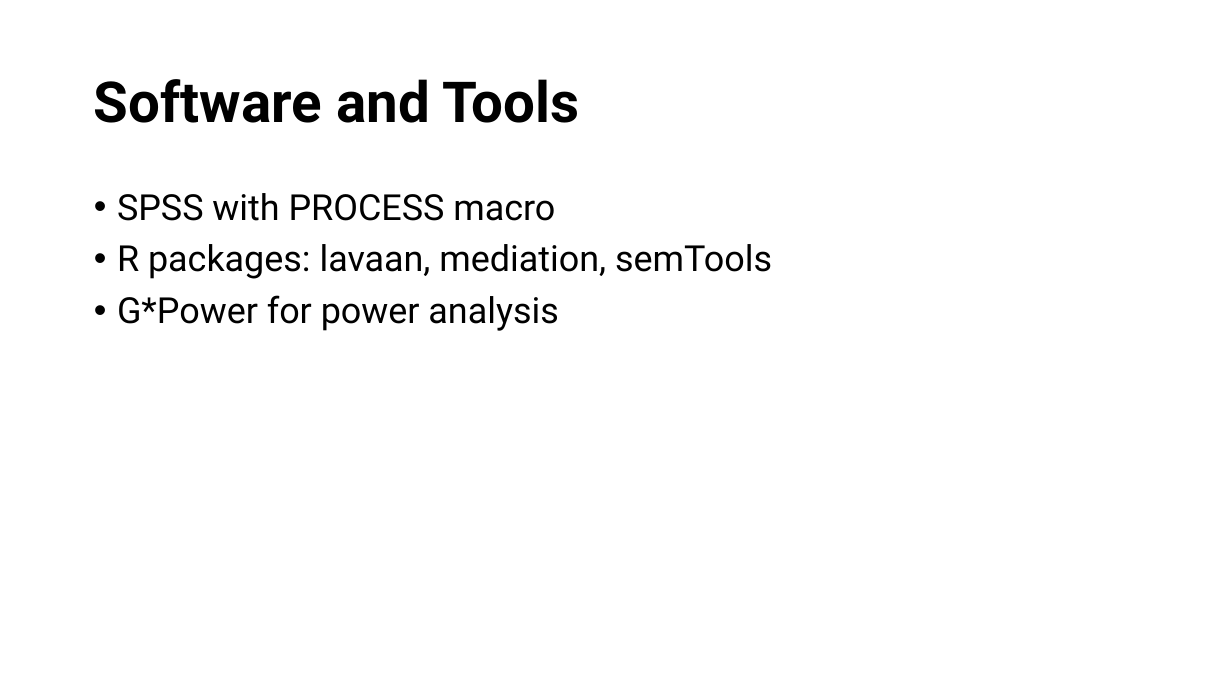
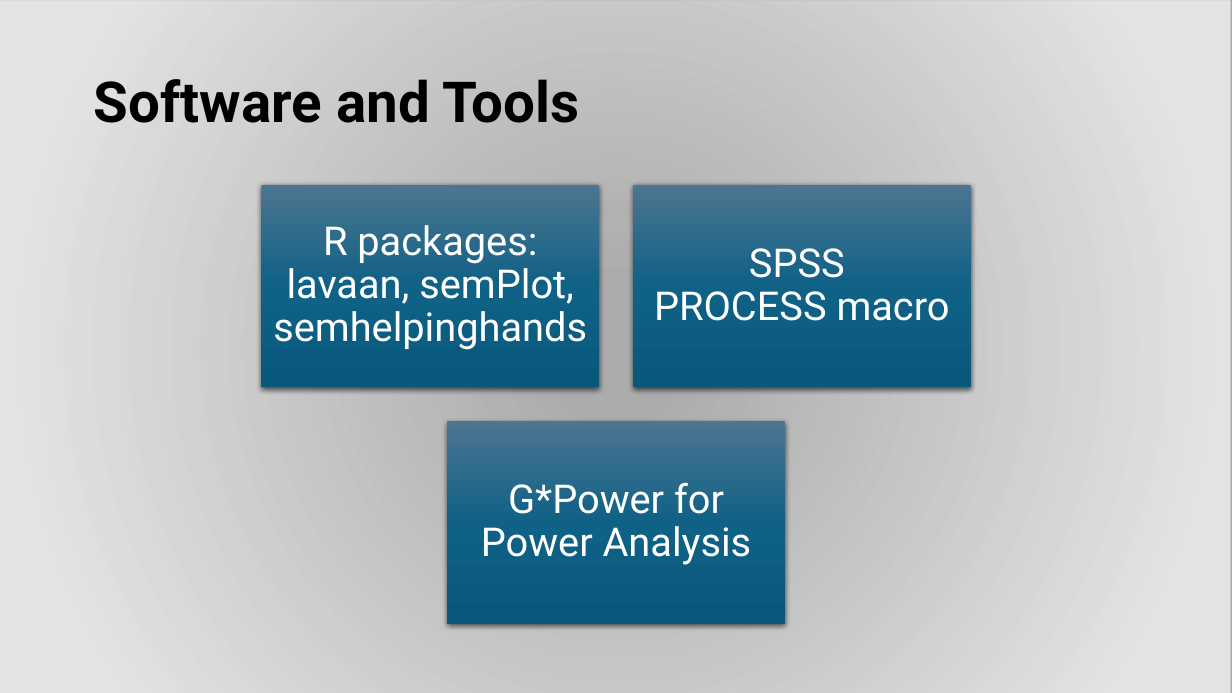
Before and after one commit to EwokOzwok/Data-Analysis-II---CBHPAR-Seminar, a slide deck: slide 18 of Data Analysis II - Mediation and Moderation.pptx. Drawn at 1232x693 pixels with LibreOffice and Linux fonts; fonts in the diff are those of the drawing; background and template pictures are left out; a plain dark background stands for a picture behind light text. Boxes give left, top, right and bottom in pixels: in the first picture for what was removed or moved away, otherwise in the second. Text is boxed around its words. In the diff, an @@ line names an element or a change of style, - is before the commit and + after.

```diff
--- a/Data Analysis II - Mediation and Moderation.pptx
+++ b/Data Analysis II - Mediation and Moderation.pptx
@@ background #FFFFFF to picture (left out) @@
@@ rectangle added at [0, 0, 1232, 693], fill gradient #E8E8E8 @@
@@ text removed at [117, 193, 772, 331] @@
-• SPSS with PROCESS macro
-• R packages: lavaan, mediation, semTools
-• G*Power for power analysis
@@ group added at [262, 185, 971, 624]: 3 rectangles, 3 texts @@
+R packages: lavaan, semPlot, semhelpinghands
+SPSS
+PROCESS macro
+G*Power for Power Analysis
```
Also in this commit, not shown: 4 other slides changed, 1 slide added, 1 slide removed, 1 other file.
